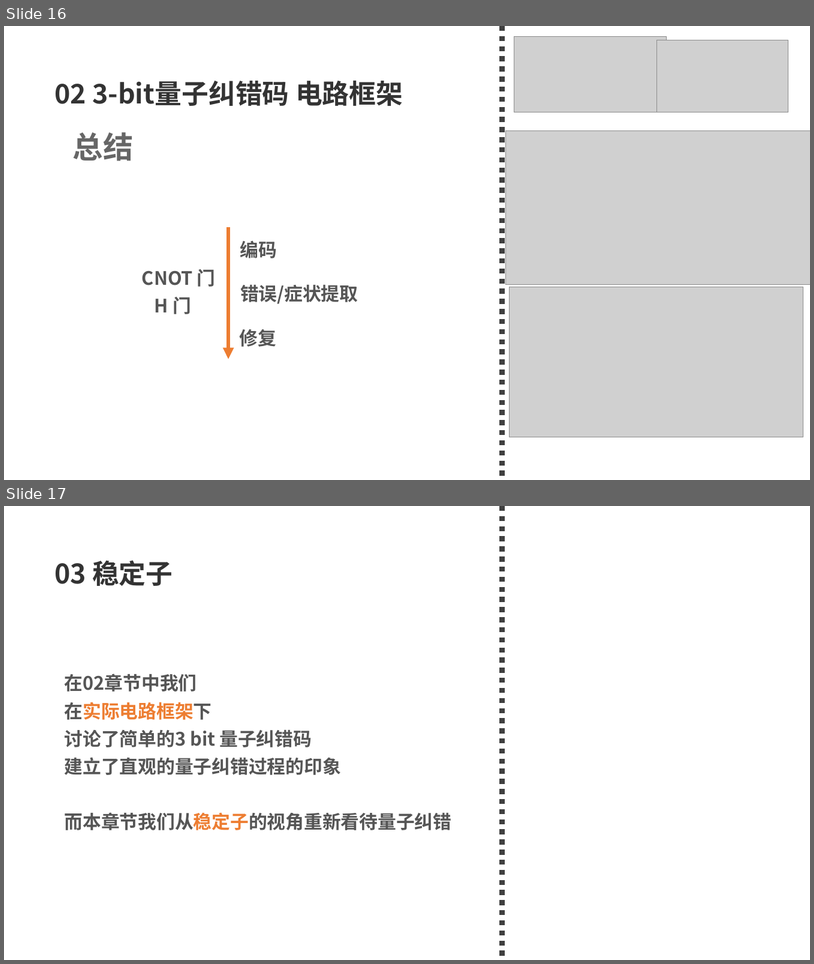
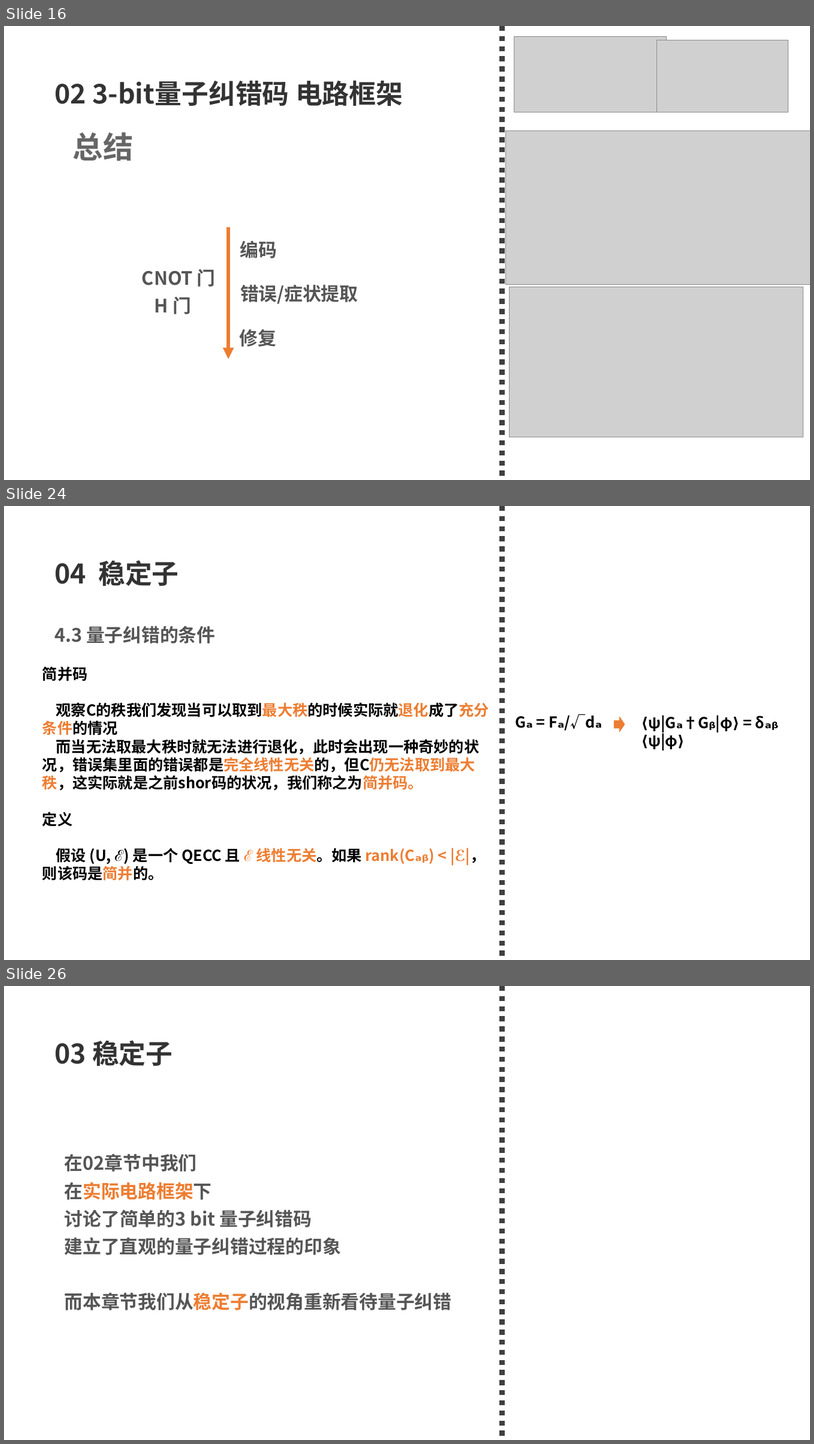
Before and after one commit to 77-223255/LM_QEC, a slide deck: what_i_learn/量子纠错导论.pptx. Shown one above the other, each under a label of ours: slides 16 and 17 before the commit, slides 16, 24 and 26 after it; the slides between them are not shown. The pictures are 814x964 and 814x1444 pixels, drawn with LibreOffice and Linux fonts; fonts in the diff are those of the drawing; grey boxes stand for pictures. Boxes give left, top, right and bottom in pixels: in the first picture for what was removed or moved away, otherwise in the second. Text is boxed around its words. In the diff, an @@ line names an element or a change of style, - is before the commit and + after.

Commit message:
更新 journal 并上传最新量子纠错导论 PPT

```diff
--- a/what_i_learn/量子纠错导论.pptx
+++ b/what_i_learn/量子纠错导论.pptx
@@ slide 24 added at [4,506,810,960], background #FFFFFF @@
@@ line added from (503, 506) to (503, 960), #404040 6 pt dashed @@
@@ text added at [54,560,179,586], 32 pt, text #333333, bold @@
+04 稳定子
@@ text added at [54,626,215,643], 22 pt, text #555555, bold @@
+4.3 量子纠错的条件
@@ text added at [42,666,489,880], 18 pt, text #000000, bold @@
+简并码
+观察C的秩我们发现当可以取到最大秩的时候实际就退化成了充分条件的情况
+而当无法取最大秩时就无法进行退化，此时会出现一种奇妙的状况，错误集里面的错误都是完全线性无关的，但C仍无法取到最大秩，这实际就是之前shor码的状况，我们称之为简并码。
+定义
+假设 (U, ℰ) 是一个 QECC 且 ℰ 线性无关。如果 rank(Cₐᵦ) < |ℰ|，则该码是简并的。
@@ text added at [510,710,617,734], 18 pt, text #000000, bold @@
+Gₐ = Fₐ/√dₐ
@@ down arrow added at [615,715,626,732], fill #ED7D31 @@
@@ text added at [648,715,733,750], 18 pt, text #000000, bold @@
+⟨ψ|Gₐ†Gᵦ|φ⟩ = δₐᵦ ⟨ψ|φ⟩
@@ what was slide 17 is now slide 26 @@
```
Also in this commit, not shown: 8 other slides added, 1 other file.
